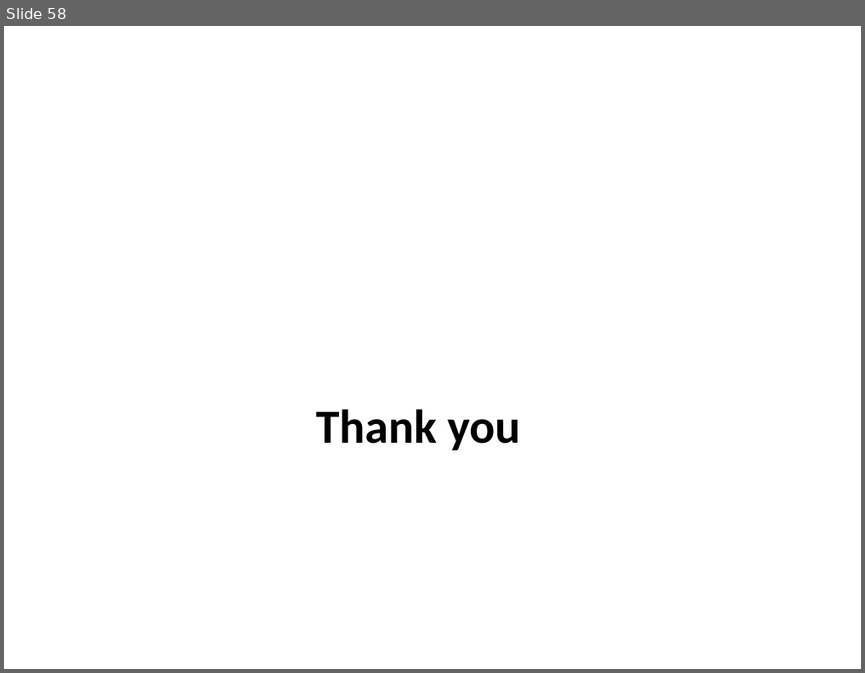
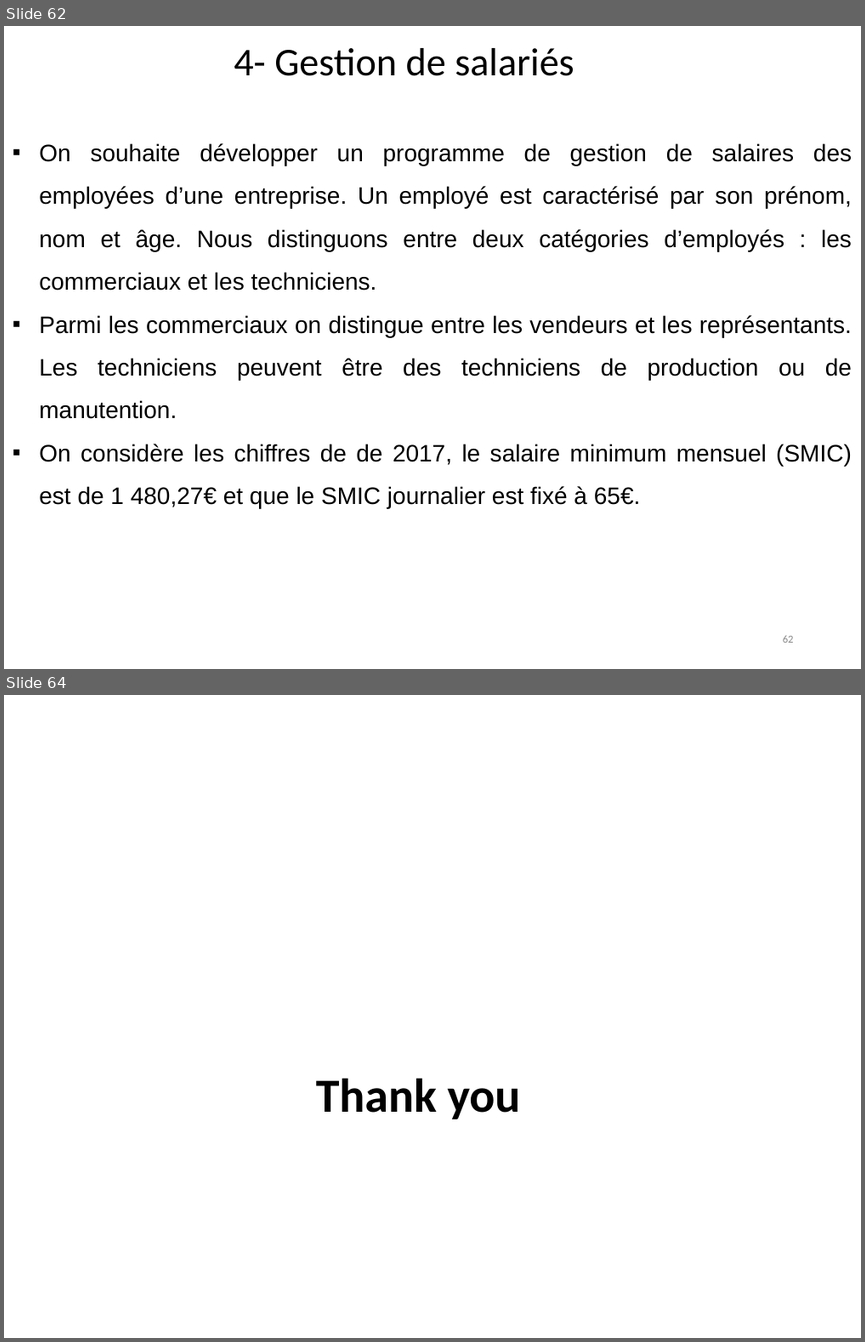
Before and after one commit to hosniah/python-labs, a slide deck: OOP Python.pptx. Shown one above the other, each under a label of ours: slide 58 before the commit, slides 62 and 64 after it; the slides between them are not shown. The pictures are 865x673 and 865x1342 pixels, drawn with LibreOffice and Linux fonts; fonts in the diff are those of the drawing; background and template pictures are left out. Boxes give left, top, right and bottom in pixels: in the first picture for what was removed or moved away, otherwise in the second. Text is boxed around its words. In the diff, an @@ line names an element or a change of style, - is before the commit and + after.

```diff
--- a/OOP Python.pptx
+++ b/OOP Python.pptx
@@ slide 62 added at <box>4,26,861,669</box>, background #FFFFFF @@
@@ title added at <box>234,48,574,76</box>, 33 pt, text #000000 @@
+4- Gestion de salariés
@@ text added at <box>39,143,851,508</box>, 20 pt, text #000000 @@
+▪ On souhaite développer un programme de gestion de salaires des employées d’une entreprise. Un employé est caractérisé par son prénom, nom et âge. Nous distinguons entre deux catégories d’employés : les commerciaux et les techniciens.
+▪ Parmi les commerciaux on distingue entre les vendeurs et les représentants. Les techniciens peuvent être des techniciens de production ou de manutention.
+▪ On considère les chiffres de de 2017, le salaire minimum mensuel (SMIC) est de 1 480,27€ et que le SMIC journalier est ﬁxé à 65€.
@@ page number added at <box>783,635,794,642</box>, 9 pt, text #898989 @@
+62
@@ what was slide 58 is now slide 64 @@
```
Also in this commit, not shown: 1 slide changed, 5 other slides added.
